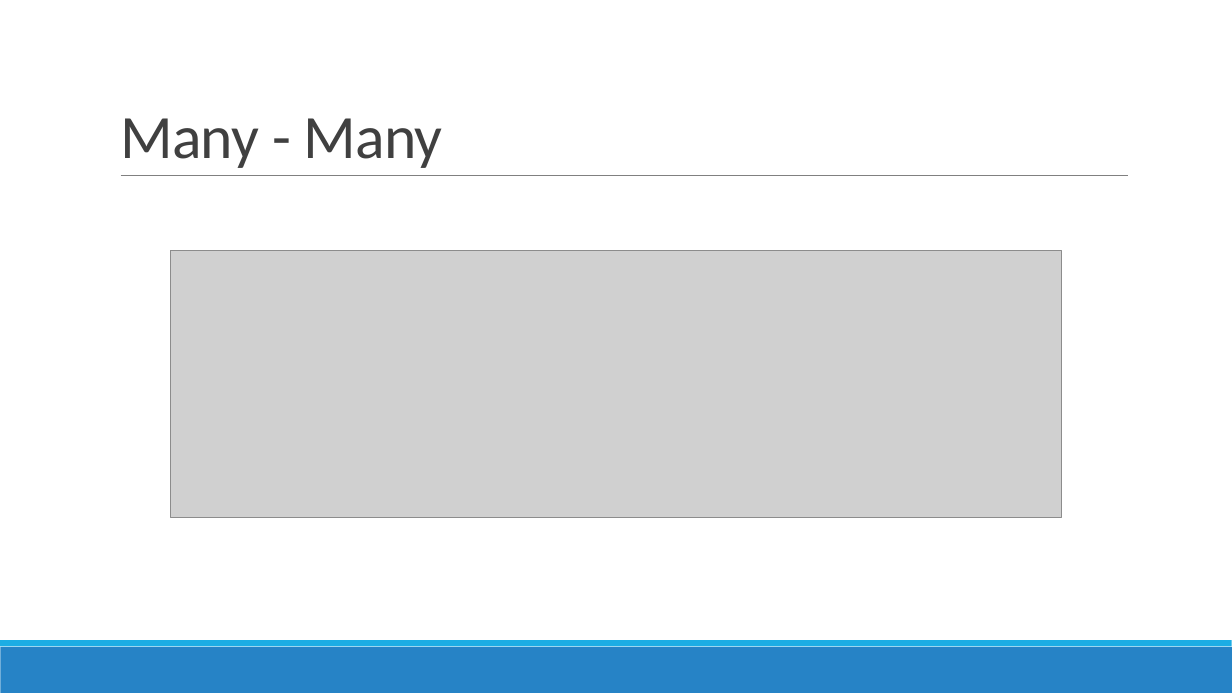
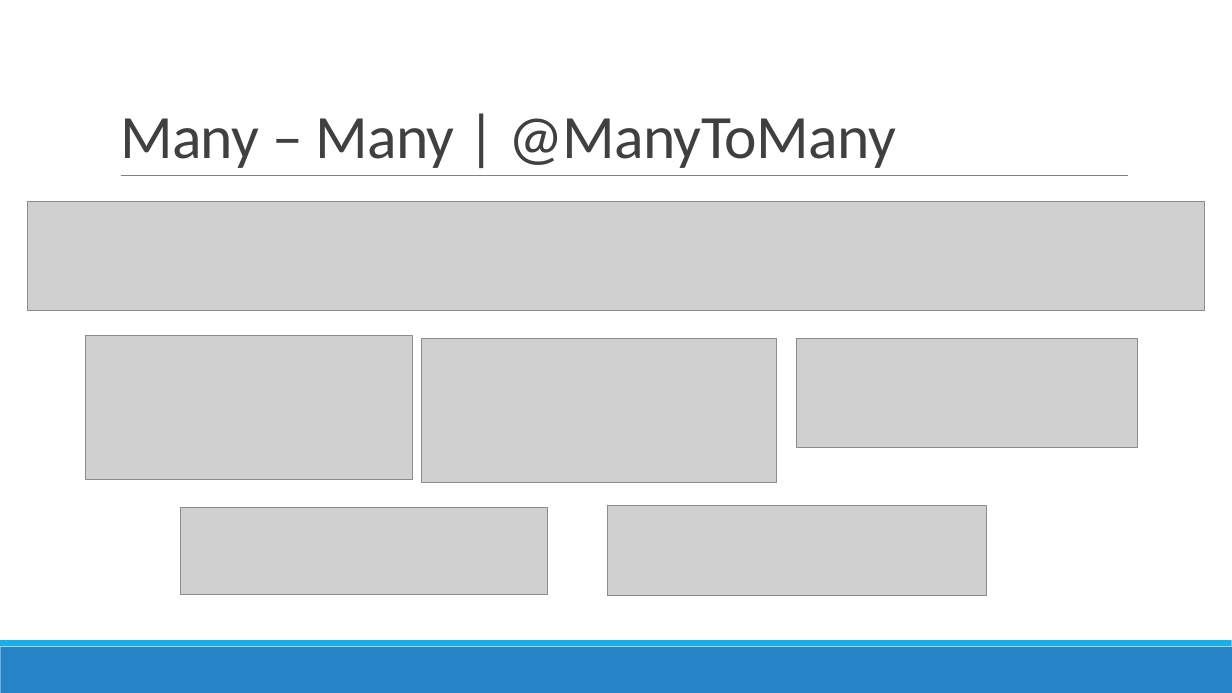
Before and after one commit to nguyenthanhtam1102/trainee-dev-vti-public, a slide deck: slide 73 of Tuần 6 - Java/Advanced Java.pptx (slide 49 before the commit). Drawn at 1232x693 pixels with LibreOffice and Linux fonts; fonts in the diff are those of the drawing; grey boxes stand for pictures. Boxes give left, top, right and bottom in pixels: in the first picture for what was removed or moved away, otherwise in the second. Text is boxed around its words. In the diff, an @@ line names an element or a change of style, - is before the commit and + after.

```diff
--- a/Tuần 6 - Java/Advanced Java.pptx
+++ b/Tuần 6 - Java/Advanced Java.pptx
@@ title at <box>120,118,896,168</box>: text changed @@
-Many - Many
+Many – Many | @ManyToMany
@@ picture added at <box>28,201,1204,311</box> @@
@@ picture removed at <box>171,250,1061,518</box> @@
@@ picture added at <box>86,335,412,480</box> @@
@@ picture added at <box>422,338,777,482</box> @@
@@ picture added at <box>797,338,1138,447</box> @@
@@ picture added at <box>181,507,548,594</box> @@
@@ picture added at <box>607,506,986,596</box> @@
```
Also in this commit, not shown: 52 other slides changed, 39 slides added, 12 slides removed.
